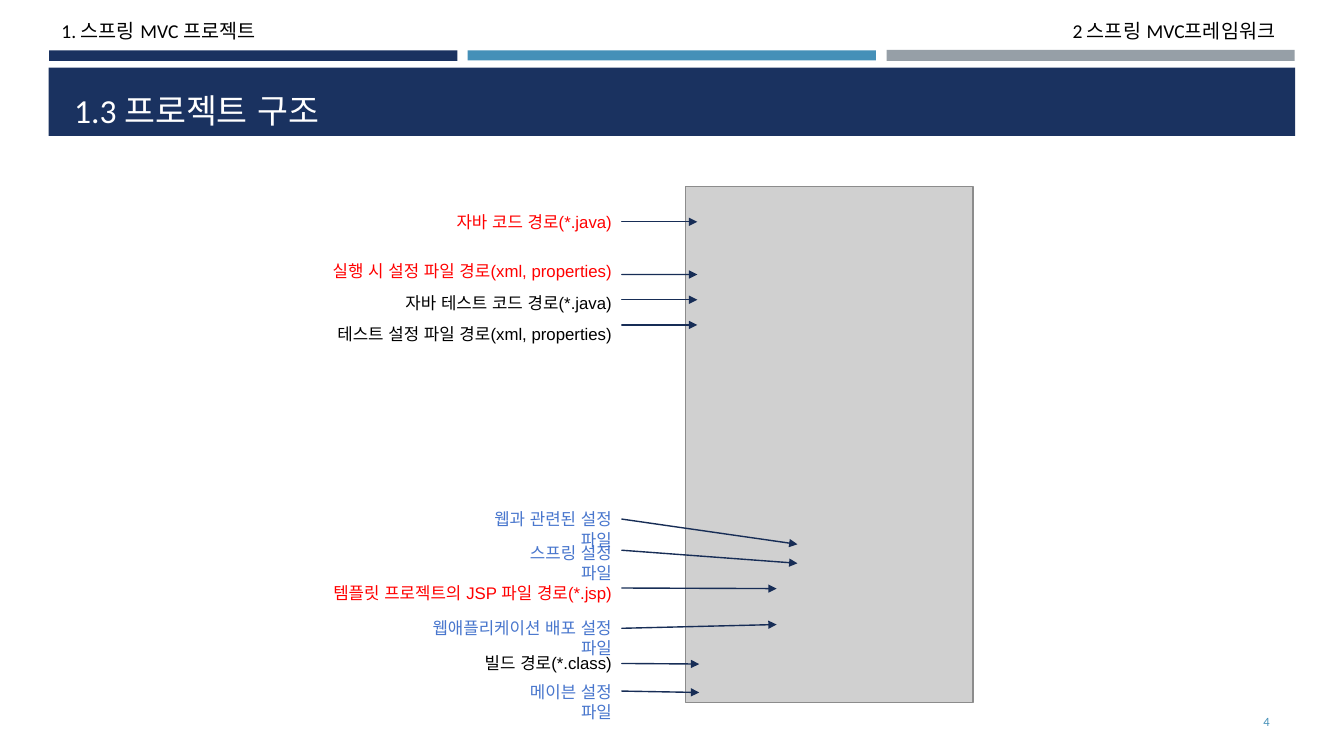
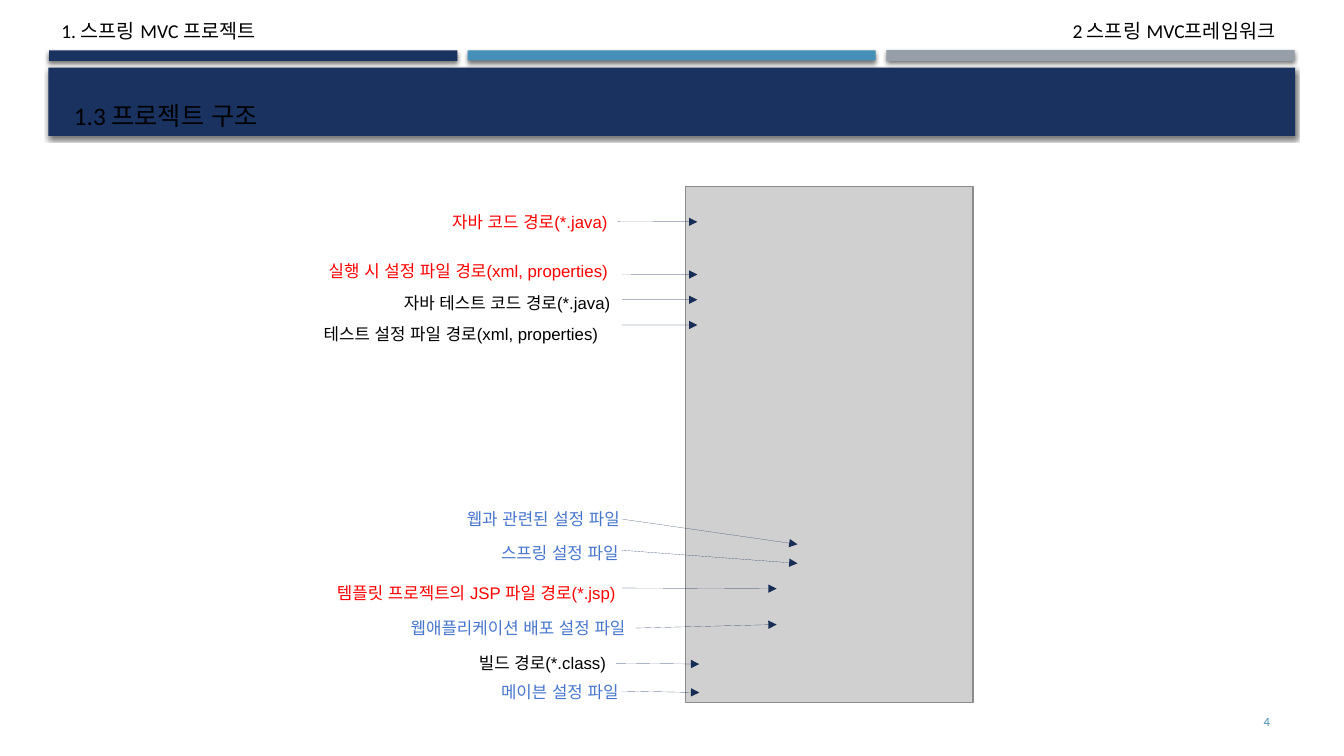
Before and after one commit to deukvely/spring, a slide deck: slide 4 of PPT/03.스프링프로젝트.pptx. Drawn at 1344x756 pixels with LibreOffice and Linux fonts; fonts in the diff are those of the drawing; grey boxes stand for pictures. Boxes give left, top, right and bottom in pixels: in the first picture for what was removed or moved away, otherwise in the second. Text is boxed around its words. In the diff, an @@ line names an element or a change of style, - is before the commit and + after.

```diff
--- a/PPT/03.스프링프로젝트.pptx
+++ b/PPT/03.스프링프로젝트.pptx
@@ shadow on in 4 elements at (x1=49, y1=50, x2=458, y2=60), (x1=886, y1=50, x2=1295, y2=62), (x1=468, y1=50, x2=876, y2=60), (x1=48, y1=68, x2=1296, y2=136) @@
@@ title "1.3 프로젝트 구조" at (x1=74, y1=104, x2=257, y2=127): size 24 to 18 pt, text colour #FFFFFF to #000000 @@
@@ text "자바 코드 경로(*.java)" moved from (x1=457, y1=214, x2=612, y2=232) to (x1=452, y1=214, x2=607, y2=232) @@
@@ arrow moved from (622, 222) - (698, 222) to (618, 222) - (698, 222) @@
@@ arrow (618, 222) - (698, 222): stroke #172D56 1 pt to #172D56 0.75 pt @@
@@ text "실행 시 설정 파일 경로(xml, ..." moved from (x1=333, y1=263, x2=612, y2=281) to (x1=329, y1=263, x2=608, y2=281) @@
@@ arrow (622, 274) - (698, 274): stroke #172D56 1 pt to #172D56 0.75 pt @@
@@ arrow (622, 299) - (698, 299): stroke #172D56 1 pt to #172D56 0.75 pt @@
@@ text "테스트 설정 파일 경로(xml, properties)" moved from (x1=337, y1=326, x2=612, y2=344) to (x1=324, y1=326, x2=598, y2=344) @@
@@ arrow (622, 325) - (698, 325): stroke #172D56 1 pt to #172D56 0.75 pt @@
@@ text "웹과 관련된 설정 파일" rewrapped from (x1=494, y1=511, x2=612, y2=551) to (x1=467, y1=511, x2=620, y2=527) @@
@@ text "스프링 설정 파일" rewrapped from (x1=530, y1=542, x2=612, y2=581) to (x1=501, y1=545, x2=619, y2=561) @@
@@ arrow (622, 519) - (798, 544): stroke #172D56 1 pt to #172D56 0.75 pt @@
@@ arrow (622, 551) - (798, 564): stroke #172D56 1 pt to #172D56 0.75 pt @@
@@ text "템플릿 프로젝트의 JSP 파일 경로(*.jsp)" moved from (x1=333, y1=585, x2=612, y2=603) to (x1=337, y1=585, x2=616, y2=603) @@
@@ arrow (622, 588) - (777, 589): stroke #172D56 1 pt to #172D56 0.75 pt @@
@@ text "웹애플리케이션 배포 설정 파일" rewrapped from (x1=433, y1=620, x2=612, y2=659) to (x1=411, y1=620, x2=626, y2=636) @@
@@ arrow moved from (622, 628) - (776, 625) to (636, 628) - (777, 625) @@
@@ arrow (636, 628) - (777, 625): stroke #172D56 1 pt to #172D56 0.75 pt @@
@@ text "빌드 경로(*.class)" moved from (x1=485, y1=652, x2=611, y2=673) to (x1=479, y1=655, x2=605, y2=673) @@
@@ text "메이븐 설정 파일" rewrapped from (x1=530, y1=684, x2=612, y2=720) to (x1=501, y1=684, x2=619, y2=700) @@
@@ arrow moved from (622, 663) - (700, 664) to (616, 663) - (700, 664) @@
@@ arrow (616, 663) - (700, 664): stroke #172D56 1 pt to #172D56 0.75 pt @@
@@ arrow (622, 692) - (700, 693): stroke #172D56 1 pt to #172D56 0.75 pt @@
```
Also in this commit, not shown: 28 other slides changed, 33 other files.
